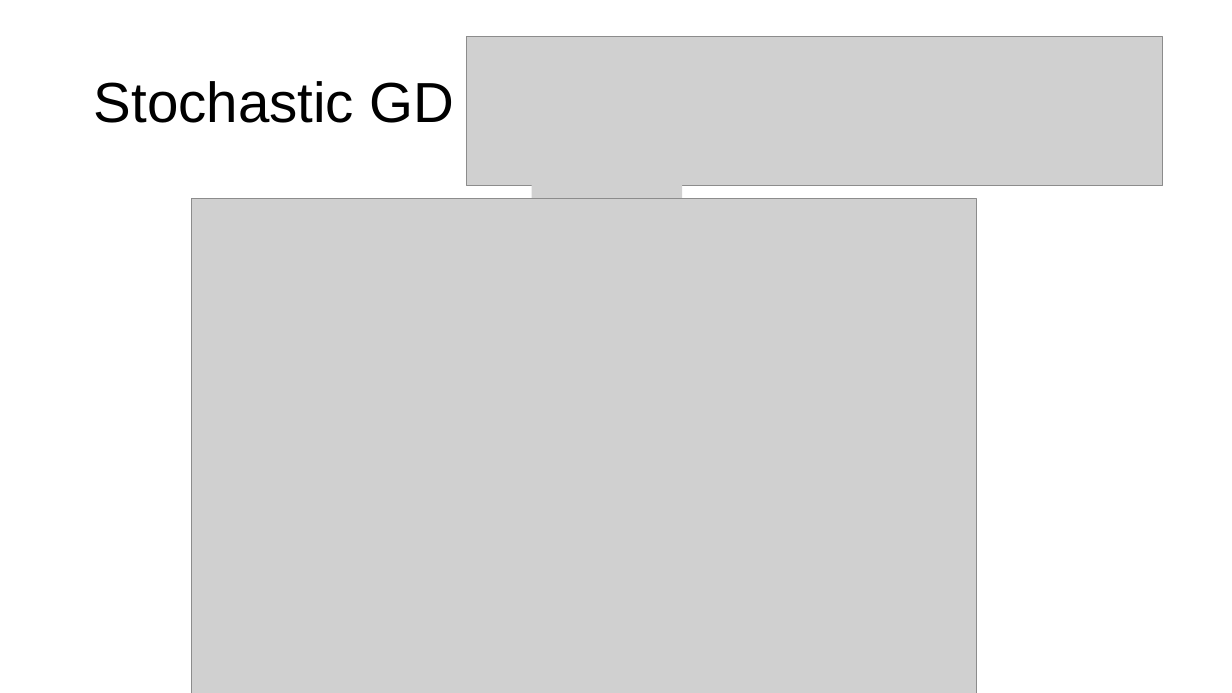
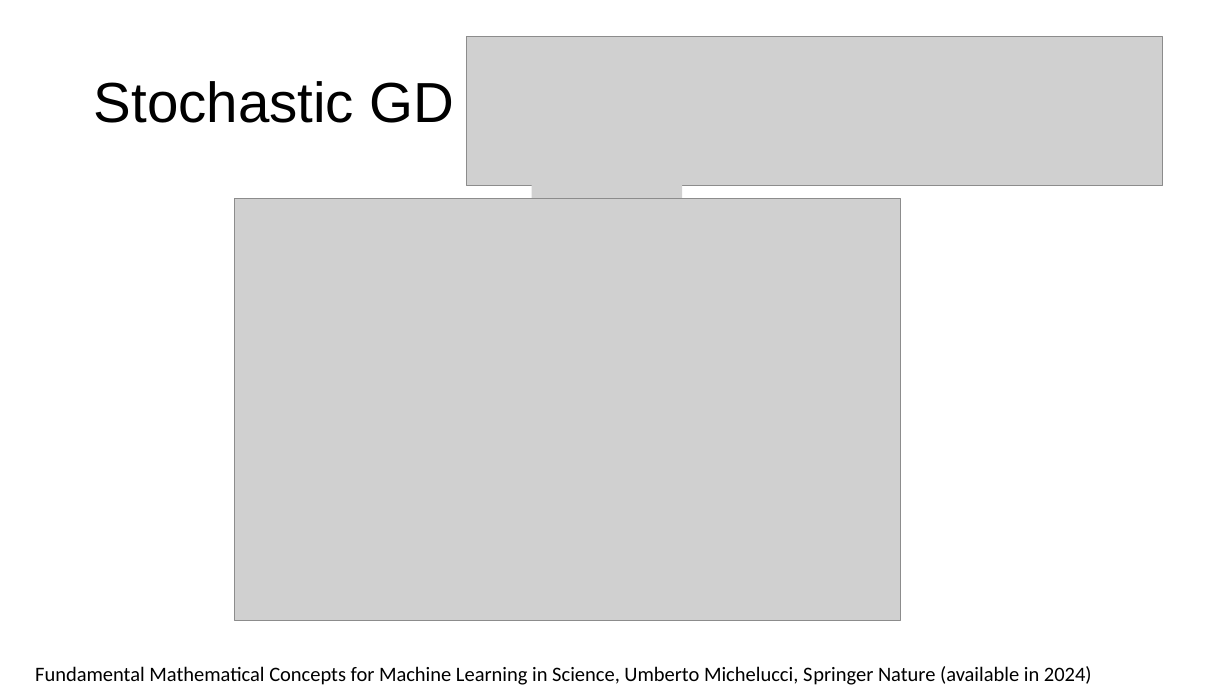
Before and after one commit to toelt-llc/MACHINE-LEARNING-SCHOOL-INAF, a slide deck: slide 30 of DAY1/02 - Calculus and Gradient Descent/Gradient Descent Part I.pptx (slide 27 before the commit). Drawn at 1232x693 pixels with LibreOffice and Linux fonts; fonts in the diff are those of the drawing; grey boxes stand for pictures. Boxes give left, top, right and bottom in pixels: in the first picture for what was removed or moved away, otherwise in the second. Text is boxed around its words. In the diff, an @@ line names an element or a change of style, - is before the commit and + after.

```diff
--- a/DAY1/02 - Calculus and Gradient Descent/Gradient Descent Part I.pptx
+++ b/DAY1/02 - Calculus and Gradient Descent/Gradient Descent Part I.pptx
@@ picture resized from (x1=191, y1=199, x2=977, y2=693) to (x1=235, y1=199, x2=900, y2=620) @@
@@ text added at (x1=35, y1=666, x2=1092, y2=685), 16 pt, text #000000 @@
+Fundamental Mathematical Concepts for Machine Learning in Science, Umberto Michelucci, Springer Nature (available in 2024)
```
Also in this commit, not shown: 8 other slides changed, 3 slides added, 4 other files.
